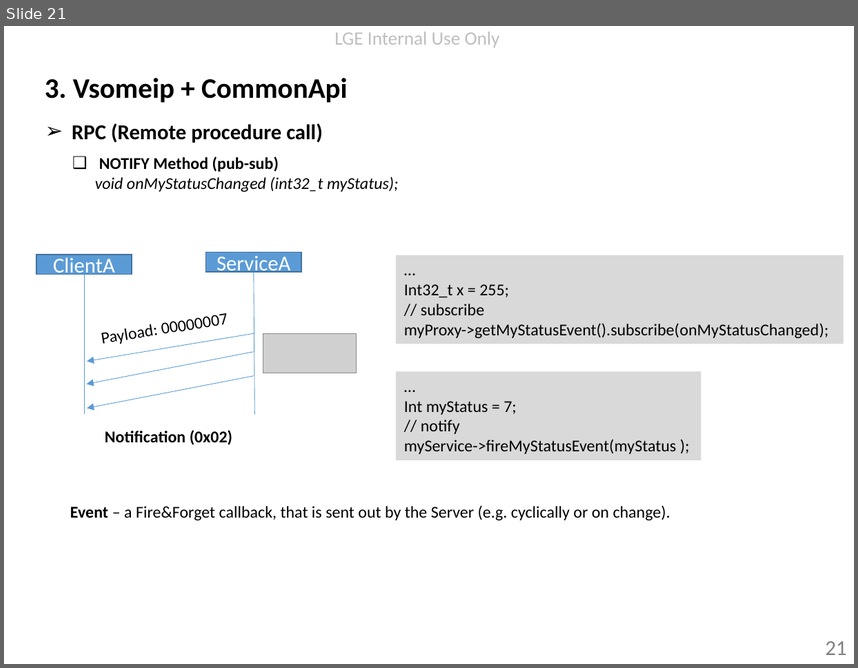
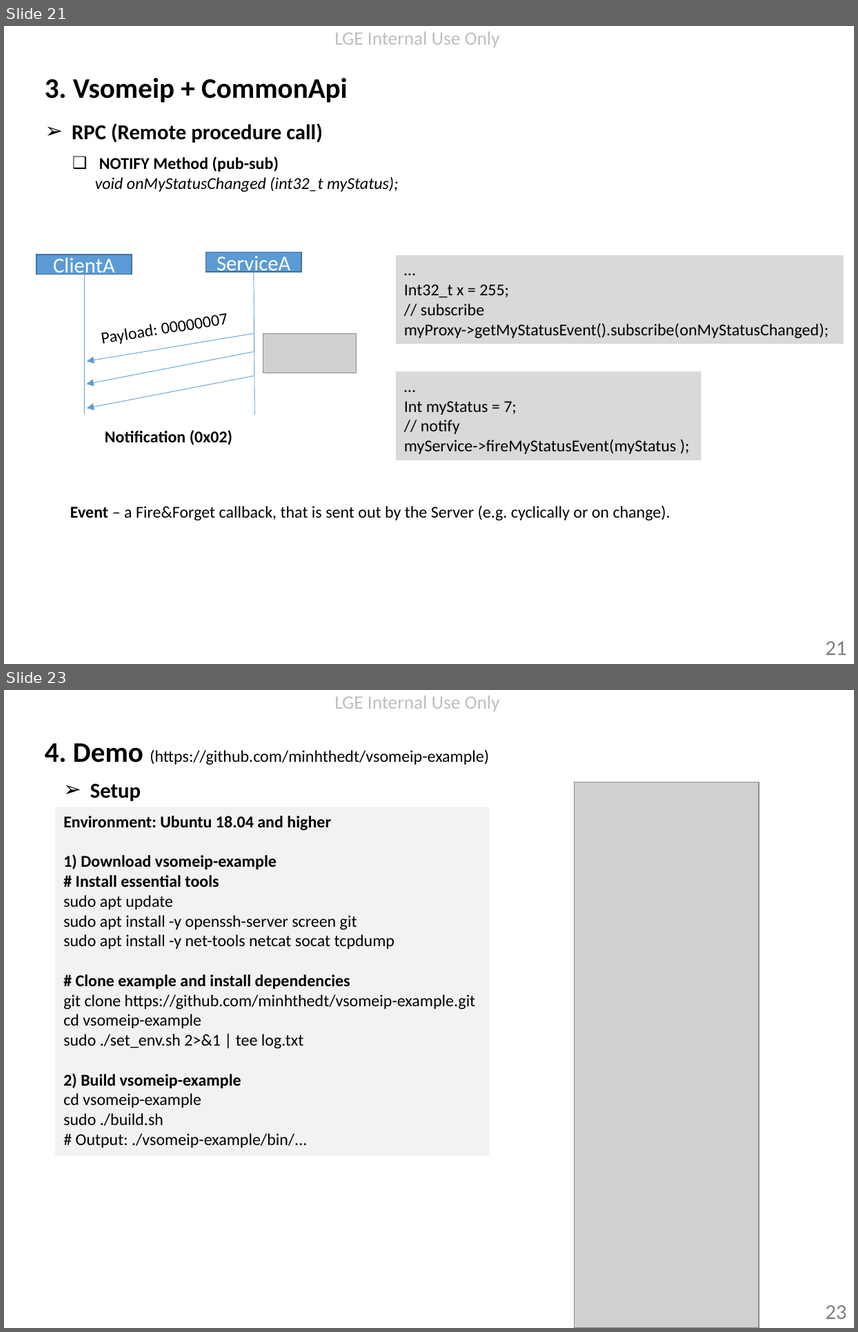
Before and after one commit to minhthedt/vsomeip-example, a slide deck: doc/Vsomeip knowledge.pptx. Shown one above the other, each under a label of ours: slide 21 before the commit, slides 21 and 23 after it; the slides between them are not shown. The pictures are 858x668 and 858x1332 pixels, drawn with LibreOffice and Linux fonts; fonts in the diff are those of the drawing; grey boxes stand for pictures; background and template pictures are left out. Boxes give left, top, right and bottom in pixels: in the first picture for what was removed or moved away, otherwise in the second. Text is boxed around its words. In the diff, an @@ line names an element or a change of style, - is before the commit and + after.

```diff
--- a/doc/Vsomeip knowledge.pptx
+++ b/doc/Vsomeip knowledge.pptx
@@ slide 23 added at bbox=[4, 690, 854, 1328], background #FFFFFF; not listed: 1 template element that a slide beside it also shows @@
@@ text added at bbox=[45, 743, 489, 765], 14 pt, text #000000 @@
+4. Demo (https://github.com/minhthedt/vsomeip-example)
@@ text added at bbox=[90, 783, 141, 801], 18 pt, text #000000, bold @@
+➢ Setup
@@ picture added at bbox=[575, 782, 759, 1328] @@
@@ rectangle added at bbox=[55, 807, 488, 1156], fill #F2F2F2, 14 pt, text #000000 @@
+Environment: Ubuntu 18.04 and higher
+1) Download vsomeip-example
+# Install essential tools
+sudo apt update
+sudo apt install -y openssh-server screen git
+sudo apt install -y net-tools netcat socat tcpdump
+# Clone example and install dependencies
+git clone https://github.com/minhthedt/vsomeip-example.git
+cd vsomeip-example
+sudo ./set_env.sh 2>&1 | tee log.txt
+2) Build vsomeip-example
+cd vsomeip-example
+sudo ./build.sh
+# Output: ./vsomeip-example/bin/...
@@ page number added at bbox=[825, 1305, 846, 1319], 18 pt, text #808080 @@
+23
```
Also in this commit, not shown: 2 slides changed, 2 other slides added, 4 other files.
